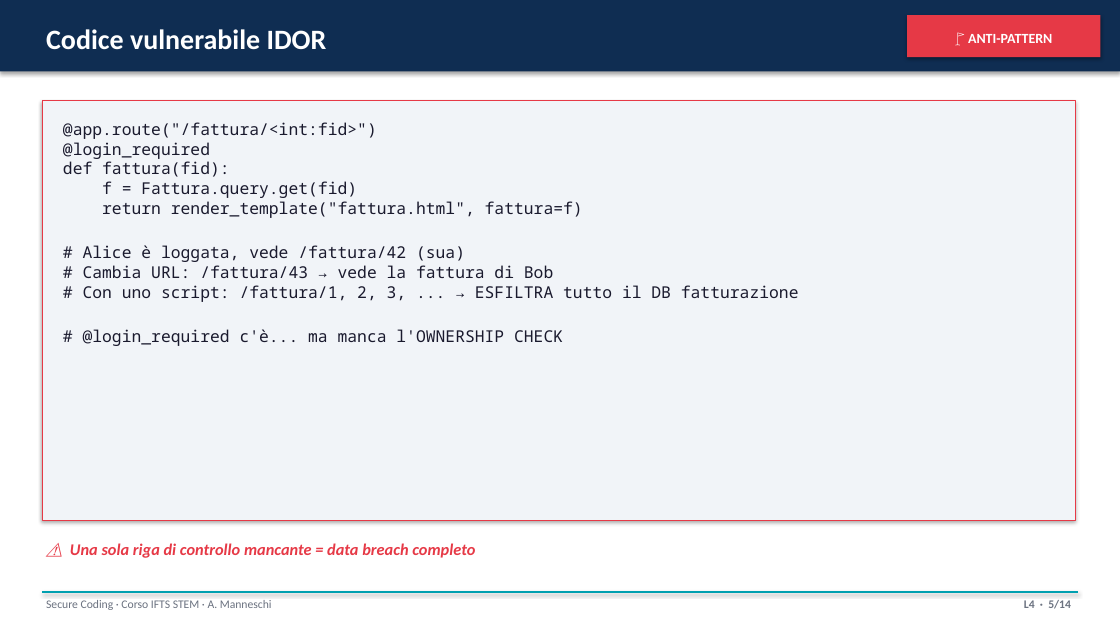
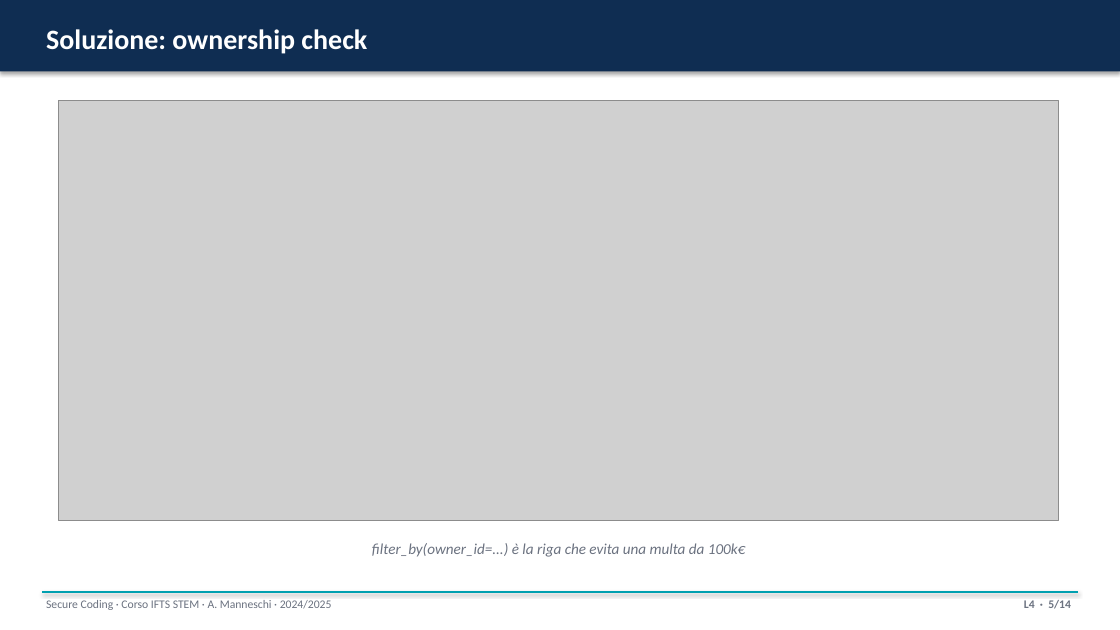
Before and after one commit to ss4i/corso-stem-ifts-secure-coding, a slide deck: slide 5 of slide/L4_idor_password.pptx. Drawn at 1120x630 pixels with LibreOffice and Linux fonts; fonts in the diff are those of the drawing; grey boxes stand for pictures. Boxes give left, top, right and bottom in pixels: in the first picture for what was removed or moved away, otherwise in the second. Text is boxed around its words. In the diff, an @@ line names an element or a change of style, - is before the commit and + after.

```diff
--- a/slide/L4_idor_password.pptx
+++ b/slide/L4_idor_password.pptx
@@ text at <box>46,29,367,54</box>: text changed @@
-Codice vulnerabile IDOR
+Soluzione: ownership check
@@ rectangle removed at <box>907,15,1101,57</box> @@
@@ text removed at <box>968,34,1052,43</box> @@
-🚩 ANTI-PATTERN
@@ rectangle removed at <box>42,101,1075,521</box> @@
@@ picture added at <box>59,101,1059,521</box> @@
@@ text removed at <box>63,122,799,346</box> @@
-@app.route("/fattura/<int:fid>")
-@login_required
-def fattura(fid):
-f = Fattura.query.get(fid)
-return render_template("fattura.html", fattura=f)
-# Alice è loggata, vede /fattura/42 (sua)
-# Cambia URL: /fattura/43 → vede la fattura di Bob
-# Con uno script: /fattura/1, 2, 3, ... → ESFILTRA tutto il DB fatturazione
-# @login_required c'è... ma manca l'OWNERSHIP CHECK
@@ text removed at <box>70,543,475,558</box> @@
-⚠ Una sola riga di controllo mancante = data breach completo
@@ text added at <box>372,543,746,557</box>, 13 pt, text #6B7280, italic @@
+filter_by(owner_id=...) è la riga che evita una multa da 100k€
@@ text at <box>46,600,332,610</box>: text changed @@
-Secure Coding · Corso IFTS STEM · A. Manneschi
+Secure Coding · Corso IFTS STEM · A. Manneschi · 2024/2025
```
Also in this commit, not shown: 10 other slides changed, 3 slides added, 3 slides removed, 26 other files.
